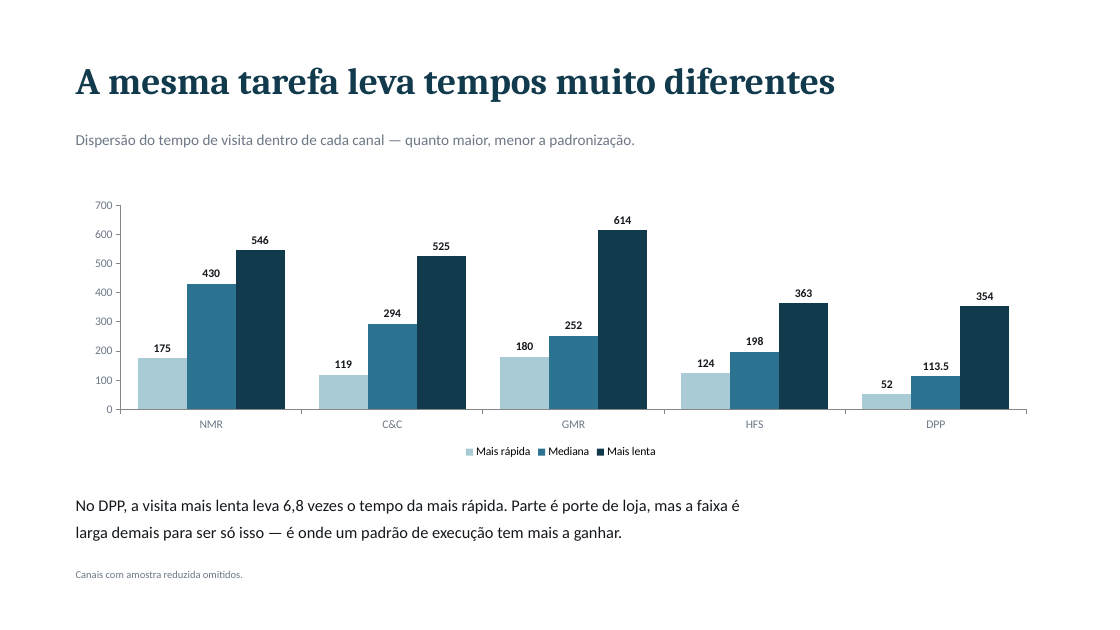
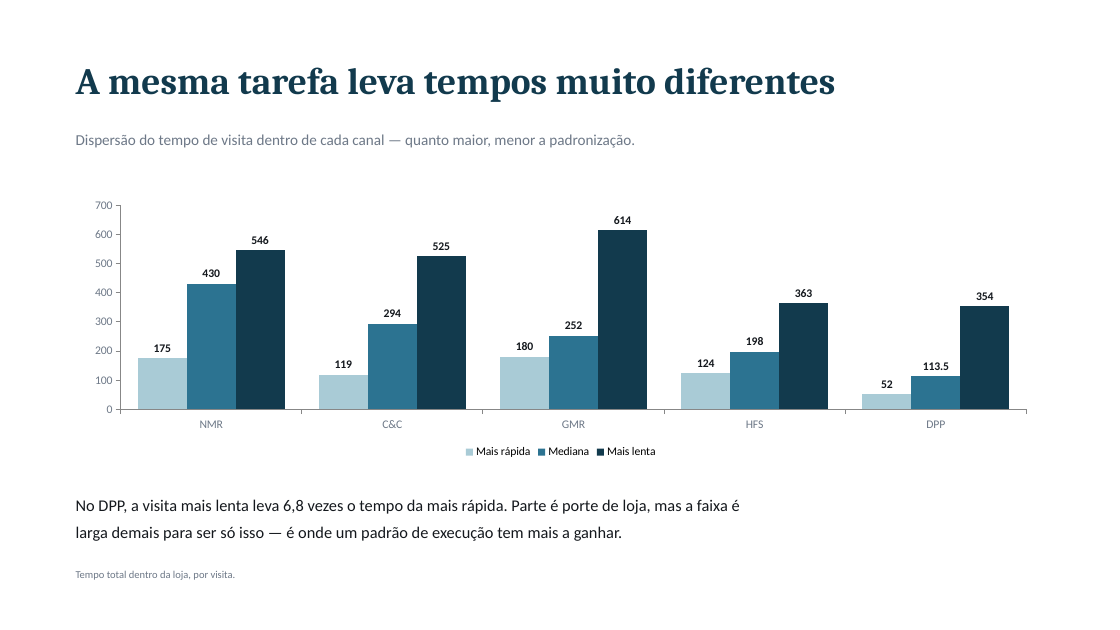
Before and after one commit to SPOTPROMO-PG/Tempos-e-Movimentos, a slide deck: slide 9 of analise/entregaveis/Tempos e Movimentos - Apresentacao.pptx. Drawn at 1120x630 pixels with LibreOffice and Linux fonts; fonts in the diff are those of the drawing. Boxes give left, top, right and bottom in pixels: in the first picture for what was removed or moved away, otherwise in the second. Text is boxed around its words. In the diff, an @@ line names an element or a change of style, - is before the commit and + after.

```diff
--- a/analise/entregaveis/Tempos e Movimentos - Apresentacao.pptx
+++ b/analise/entregaveis/Tempos e Movimentos - Apresentacao.pptx
@@ text at [76, 571, 236, 580]: text changed @@
-Canais com amostra reduzida omitidos.
+Tempo total dentro da loja, por visita.
```
Also in this commit, not shown: 7 other slides changed, 1 slide added, 2 slides removed, 5 other files.
